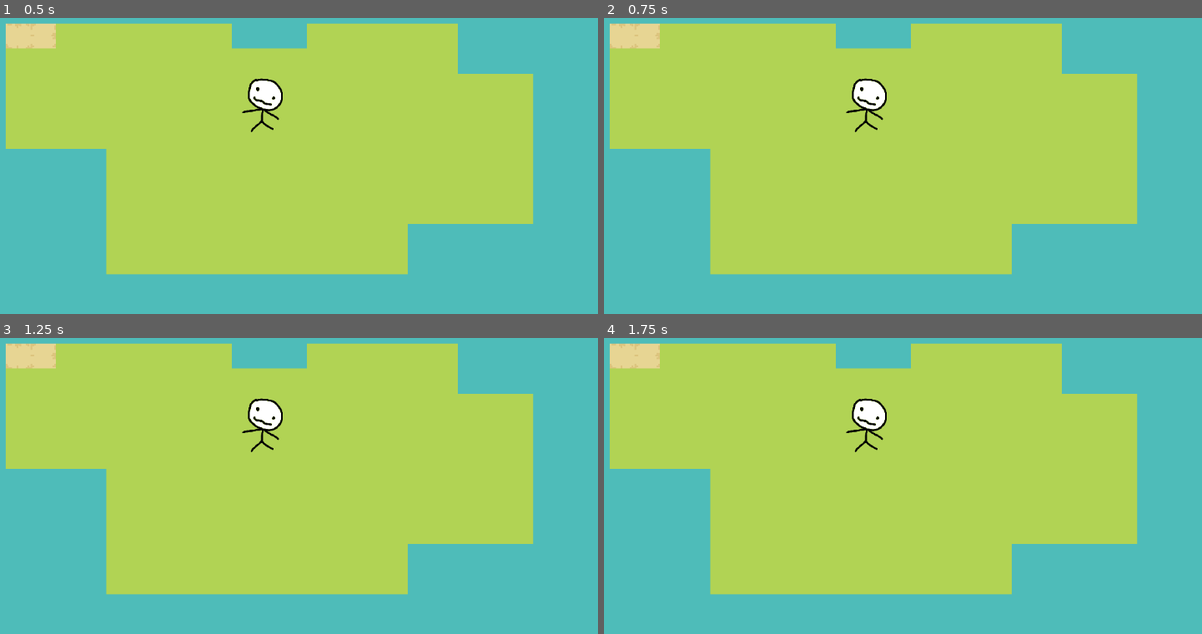
Above: before the commit, frames 1-4 (two rows, left to right).
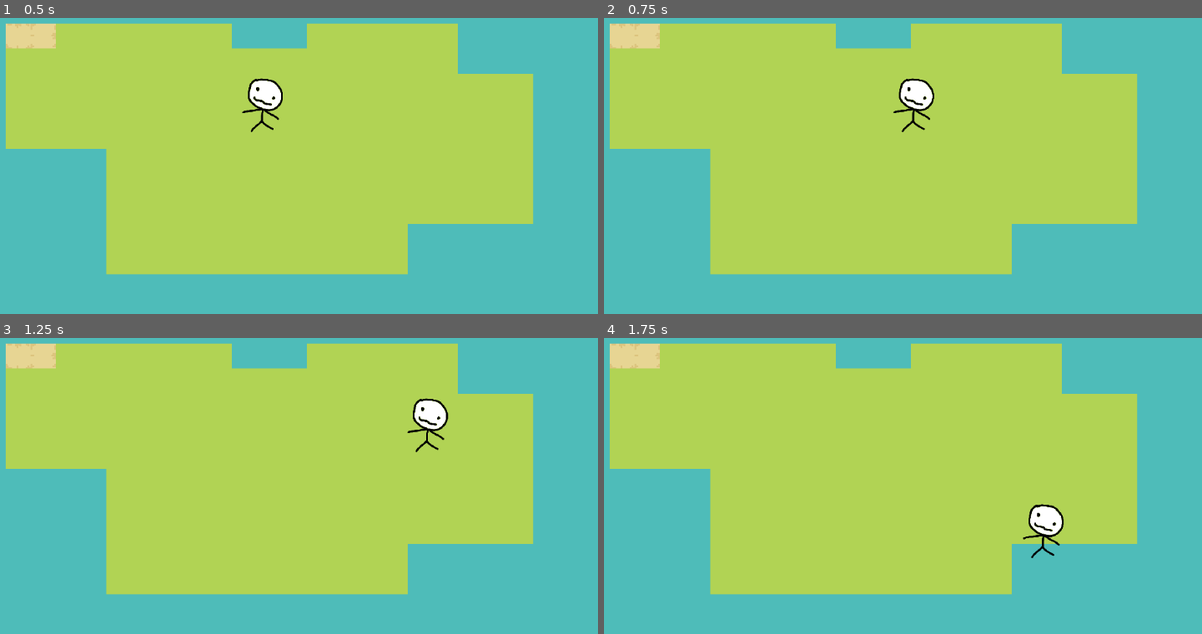
Above: after the commit, the same moments.

Repository: almoof/geopolar_game_ai_edition
Game: Godot game, scene res://scenes/main.tscn
Same seed, same stepped clock (60 frames per second), same inputs: the game is played once before the commit and once after it.
Inputs:
- Up to frame 1 (0.5 s): no input
- Up to frame 2 (0.75 s): tap Enter at 0.5 s; hold Right (ui_right) from 0.53 s (still down)
- Up to frame 3 (1.25 s): keep holding Right (ui_right)
- Up to frame 4 (1.75 s): release Right (ui_right) at 1.28 s; hold Down (ui_down) from 1.28 s (still down)

Frame 1 is identical in both runs. In frame 2, 1.3% of the frame differs, in the area x 40-56%, y 20-39%; in frame 3, 1.3%; in frame 4, 1.3%.

Commit message:
Add default player movement
no animations

Diff:
--- a/scenes/player.tscn
+++ b/scenes/player.tscn
@@ -1,11 +1,13 @@
 [gd_scene format=3 uid="uid://b5ikk3akf05u8"]
 
 [ext_resource type="Texture2D" uid="uid://cv4uh4wo5jm5m" path="res://sprites/player.png" id="1_4flbx"]
+[ext_resource type="Script" uid="uid://blghkc1uitnc7" path="res://scripts/player.gd" id="1_g2els"]
 
 [sub_resource type="CircleShape2D" id="CircleShape2D_onrkg"]
 radius = 9.055386
 
 [node name="Player" type="CharacterBody2D" unique_id=988240165]
+script = ExtResource("1_g2els")
 
 [node name="Sprite2D" type="Sprite2D" parent="." unique_id=1242557069]
 scale = Vector2(0.2, 0.2)
--- /dev/null
+++ b/scripts/player.gd
@@ -0,0 +1,22 @@
+extends CharacterBody2D
+
+
+const SPEED = 150.0
+
+
+func _physics_process(delta: float) -> void:
+
+	# Get the input direction and handle the movement/deceleration.
+	# As good practice, you should replace UI actions with custom gameplay actions.
+	var directionHor := Input.get_axis("ui_left", "ui_right")
+	var directionVer := Input.get_axis("ui_up", "ui_down")
+	if directionHor:
+		velocity.x = directionHor * SPEED
+	else:
+		velocity.x = move_toward(velocity.x, 0, SPEED)
+	if directionVer:
+		velocity.y = directionVer * SPEED
+	else:
+		velocity.y = move_toward(velocity.x, 0, SPEED)
+
+	move_and_slide()
Not shown, added: scripts/player.gd.uid
